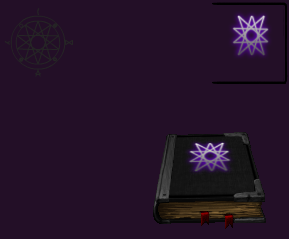
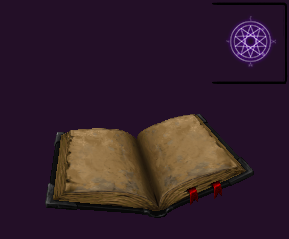
Layers edited between the first and the second (289, 239) image:
painted on "left" (1st of 6) over [5, 8, 73, 77]
painted on "desks" (1st of 7) over [224, 11, 278, 69]
hid "close4" (1st of 7, in "tag 2") over [198, 211, 214, 226]
showed "static" (1st of 7, in "tag 2") over [183, 185, 199, 205]
hid "close4" (2nd of 7, in "tag 1") over [222, 214, 238, 229]
showed "static" (2nd of 7, in "tag 1") over [207, 179, 223, 199]
hid "close4" (3rd of 7, in "decoration") over [153, 132, 266, 224]
showed "static" (3rd of 7, in "decoration") over [45, 114, 254, 218]
hid group "close4" (4th of 7, in "pages_tattered") (1 layers) over [158, 201, 263, 219]
hid "4" (1st of 2, in "pages_tattered" › "close4") over [158, 201, 263, 219]
showed group "static" (4th of 7, in "pages_tattered") (3 layers) over [53, 114, 246, 211]
painted on "left" (4th of 6, in "pages_tattered" › "static") over [71, 133, 144, 186]
hid "desks" (5th of 7, in "Book_dark"), painted on it over [160, 134, 264, 198]
hid "static's Color Fill copy 4" over [5, 8, 278, 229]
hid "close4" (7th of 7, in "Book_dark") over [154, 133, 266, 223]
showed "static's Color Fill" over [5, 8, 278, 229]
showed "static" (7th of 7, in "Book_dark") over [46, 115, 253, 217]
